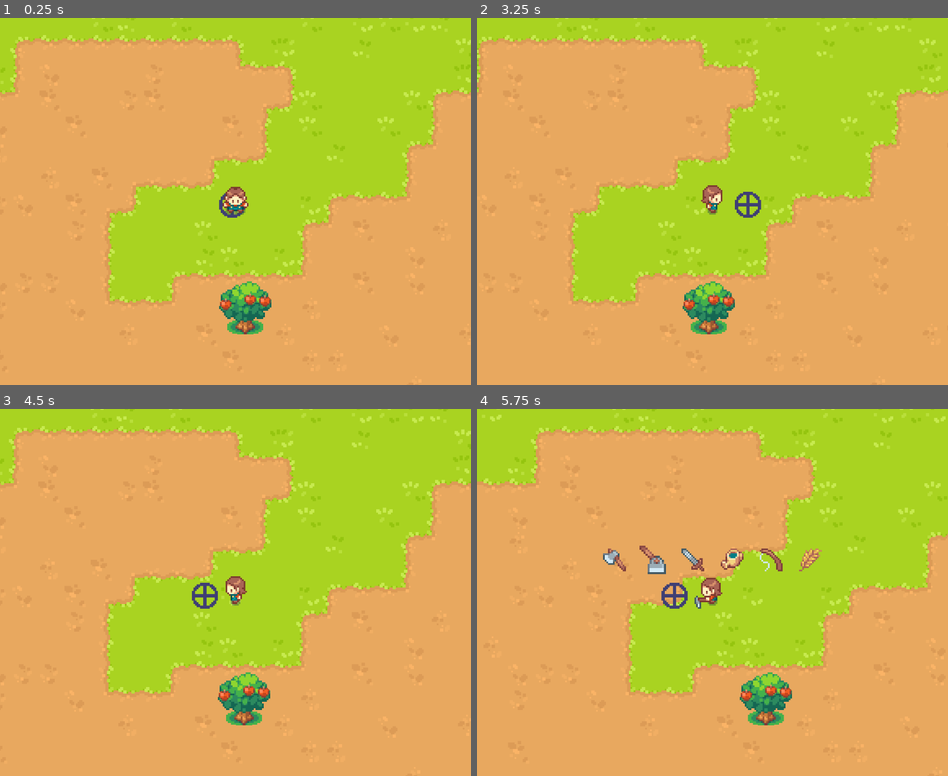
Above: before the commit, frames 1-4 (two rows, left to right).
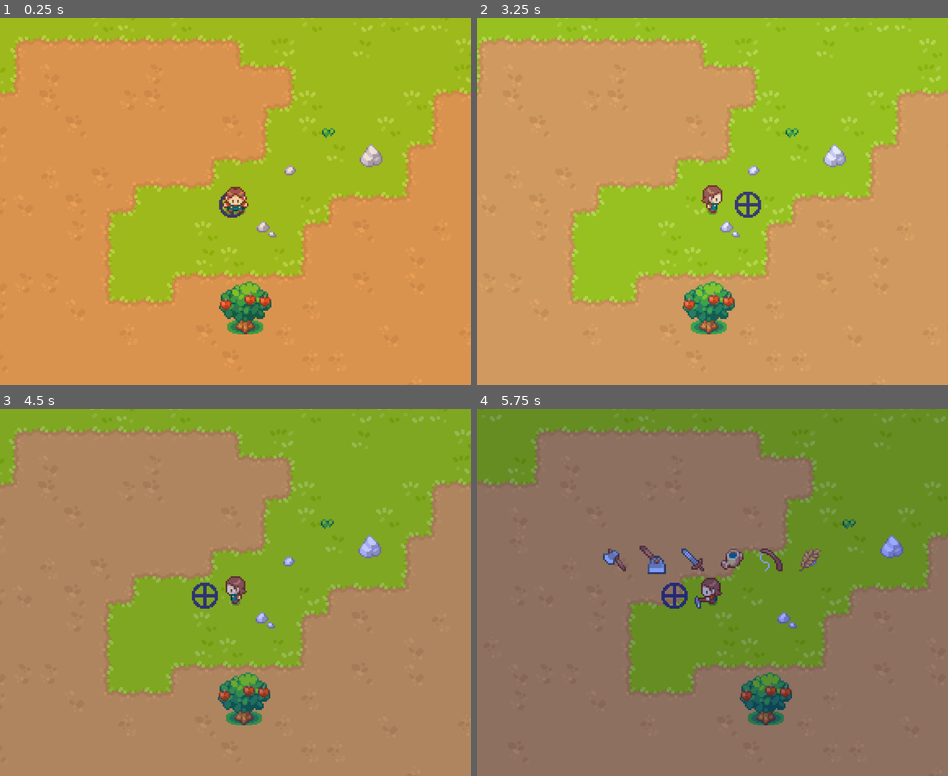
Above: after the commit, the same moments.

Repository: Offshoots/Godot-Valley-Tutorial
Game: Godot game, scene res://scenes/levels/level.tscn
Two runs of this game, one before a commit and one after it. Both use one fixed random seed, a clock stepped at 60 frames per second and the inputs below.
Inputs:
- Up to frame 1 (0.25 s): no input
- Up to frame 2 (3.25 s): hold D (right) 0.53-1.28 s; tap Space (action) every 0.75 s from 0.6 to 2.85 s; hold Q (tool_backward) 1.28-2.03 s; hold D (right) 2.03-2.78 s; hold C (seed_forward) from 2.78 s (still down)
- Up to frame 3 (4.5 s): release C (seed_forward) at 3.53 s; hold A (left) from 3.53 s (still down); tap Space (action) at 3.6, 4.35 s
- Up to frame 4 (5.75 s): release A (left) at 5.03 s; hold Q (tool_backward) from 5.03 s (still down); tap Space (action) at 5.1 s

The runs differ from the first frame. In frame 1, 32% of the frame differs, in the area x 0-100%, y 0-79%; in frame 2, 2.4%; in frame 3, 100%; in frame 4, 100%, in the area x 0-100%, y 0-100%.

Commit message:
1_12_2026
Progress: 3:38:00
Completed Tools
Begin Day/Night Modulation

Diff:
--- a/scenes/characters/player.gd
+++ b/scenes/characters/player.gd
@@ -27,7 +27,7 @@
 		var dir = Input.get_axis("tool_backward", "tool_forward")
 		current_tool = posmod((current_tool + int(dir)), Enum.Tool.size()) as Enum.Tool
 		#print(current_tool)
-		$ToolUI.reveal()
+		$ToolUI.reveal_tool()
 
 	if Input.is_action_just_pressed("action"):
 		tool_state_machine.travel(Data.TOOL_STATE_ANIMATIONS[current_tool])
@@ -39,6 +39,7 @@
 		current_seed = posmod((current_seed + int(dir2)), Enum.Seed.size()) as Enum.Seed
 		#print(current_seed)
 		#print(Data.PLANT_DATA[current_seed]["name"])
+		$ToolUI.reveal_seed()
 
 func move():
 	direction = Input.get_vector("left","right","up","down")
--- a/scenes/levels/level.gd
+++ b/scenes/levels/level.gd
@@ -3,6 +3,7 @@
 var plant_scene = preload("res://scenes/objects/plant.tscn")
 var used_cells: Array[Vector2i]
 @onready var player = $Objects/Player
+@export var daytime_color: Gradient
 
 #This physic function was put in the level script just for active frame debuging.
 #However this could be a very cool "Cursor" or "Aim/Reticle" in a different game.
@@ -13,6 +14,13 @@
 	grid_coord.y += -1 if pos.y < 0 else 0
 	$Layers/DebugLayer.clear()
 	$Layers/DebugLayer.set_cell(grid_coord, 0, Vector2i(0,0))
+
+func _process(_delta: float) -> void:
+	#Create a ratio of how much of the day has passed from 0 to 1.
+	var daytime_point = 1 - ($Timers/DayTimer.time_left / $Timers/DayTimer.wait_time)
+	var color = daytime_color.sample(daytime_point)
+	print(daytime_point)
+	$Overlay/DayTimeColor.color = color
 
 func _on_player_tool_use(tool: Enum.Tool, pos: Vector2) -> void:
 	var grid_coord: Vector2i = Vector2i(int(pos.x / Data.TILE_SIZE) , int(pos.y / Data.TILE_SIZE))
--- a/scenes/levels/level.tscn
+++ b/scenes/levels/level.tscn
@@ -8,6 +8,11 @@
 [ext_resource type="Texture2D" uid="uid://vrdy2gp08qay" path="res://graphics/tilesets/soil_water.png" id="5_d4w6o"]
 [ext_resource type="Texture2D" uid="uid://db718sxs7xgv" path="res://graphics/icons/Retical 16px.png" id="6_mbbpy"]
 [ext_resource type="PackedScene" uid="uid://d2530w2lrixv4" path="res://scenes/objects/tree.tscn" id="8_ouxo3"]
+[ext_resource type="PackedScene" uid="uid://vem02mh7silc" path="res://scenes/objects/simple_object.tscn" id="9_icy5c"]
+
+[sub_resource type="Gradient" id="Gradient_icy5c"]
+offsets = PackedFloat32Array(0, 0.23302752, 0.7798165, 1)
+colors = PackedColorArray(0.92941177, 0.8627451, 0.8156863, 1, 1, 1, 1, 1, 0.36862746, 0.46666667, 1, 1, 0.92941177, 0.8627451, 0.8156863, 1)
 
 [sub_resource type="TileSetAtlasSource" id="TileSetAtlasSource_d4w6o"]
 texture = ExtResource("1_xb4v1")
@@ -833,25 +838,31 @@
 
 [node name="Level" type="Node2D"]
 script = ExtResource("1_urvlt")
+daytime_color = SubResource("Gradient_icy5c")
 
 [node name="Layers" type="Node2D" parent="."]
 
 [node name="WaterLayer" type="TileMapLayer" parent="Layers"]
+z_index = -2
 tile_map_data = PackedByteArray("AAAhACoAAAAAAAAAAAAhACsAAAAAAAAAAAAhACwAAAAAAAAAAAAiACoAAAAAAAAAAAAiACsAAAAAAAAAAAAiAC …(92720 unchanged characters)…
 tile_set = SubResource("TileSet_mbbpy")
 
 [node name="GrassLayer" type="TileMapLayer" parent="Layers"]
+z_index = -2
 tile_map_data = PackedByteArray("AAAQABcAAAABAAEAAAAQABgAAAABAAEAAAARABcAAAABAAQAAAARABgAAAABAAQAAAAPABYAAAACAAQAAAAPAB …(32400 unchanged characters)…
 tile_set = SubResource("TileSet_xb4v1")
 
 [node name="SoilLayer" type="TileMapLayer" parent="Layers"]
+z_index = -2
 tile_map_data = PackedByteArray("AAALABkAAAACAAQAAAALABoAAAABAAEAAAALABsAAAACAAQAAAALABwAAAABAAEAAAALAB0AAAABAAEAAAALAB …(11456 unchanged characters)…
 tile_set = SubResource("TileSet_icy5c")
 
 [node name="SoilWaterLayer" type="TileMapLayer" parent="Layers"]
+z_index = -2
 tile_set = SubResource("TileSet_ouxo3")
 
 [node name="DebugLayer" type="TileMapLayer" parent="Layers"]
+z_index = -2
 tile_set = SubResource("TileSet_rmjfq")
 
 [node name="Objects" type="Node2D" parent="."]
@@ -863,4 +874,35 @@
 [node name="Tree" parent="Objects" instance=ExtResource("8_ouxo3")]
 position = Vector2(192, 407)
 
+[node name="SimpleObject" parent="Objects" instance=ExtResource("9_icy5c")]
+position = Vector2(219, 324)
+size = 2
+style = 0
+
+[node name="SimpleObject2" parent="Objects" instance=ExtResource("9_icy5c")]
+position = Vector2(205, 360)
+size = 2
+style = 0
+
+[node name="SimpleObject3" parent="Objects" instance=ExtResource("9_icy5c")]
+position = Vector2(269, 315)
+size = 2
+style = 0
+
+[node name="SimpleObject4" parent="Objects" instance=ExtResource("9_icy5c")]
+position = Vector2(243, 298)
+size = 2
+style = 0
+
+[node name="Overlay" type="Node2D" parent="."]
+
+[node name="DayTimeColor" type="CanvasModulate" parent="Overlay"]
+
+[node name="Timers" type="Node" parent="."]
+
+[node name="DayTimer" type="Timer" parent="Timers"]
+wait_time = 10.0
+one_shot = true
+autostart = true
+
 [connection signal="tool_use" from="Objects/Player" to="." method="_on_player_tool_use"]
--- /dev/null
+++ b/scenes/objects/simple_object.gd
@@ -0,0 +1,21 @@
+#@tool #this allows code to run inside the editor. Our example bush will rotate now in the editor.
+extends StaticBody2D
+
+@export_range(0,3,1) var size: int
+@export_enum('Bush', 'Rock') var style: int
+@export var random: bool
+#@export_tool_button('Randomize Button', "Callable") var randomizer = randomize
+
+func _ready() -> void:
+	if random:
+		size = randi_range(0, $Sprite2D.hframes - 1)
+		style = randi_range(0,1)
+	$Sprite2D.frame_coords = Vector2i(size, style)
+	$CollisionShape2D.disabled = size < 2
+	#Change the Z index so small rocks are always in the backround (we pas over them) and they do not get Y sorted to be in front.
+	z_index = -1 if size < 2 else 0
+
+#func randomize():
+	#size = randi_range(0, $Sprite2D.hframes - 1)
+	#style = randi_range(0,1)
+	#$Sprite2D.frame_coords = Vector2i(size, style)
--- /dev/null
+++ b/scenes/objects/simple_object.tscn
@@ -0,0 +1,23 @@
+[gd_scene load_steps=4 format=3 uid="uid://vem02mh7silc"]
+
+[ext_resource type="Texture2D" uid="uid://bxsysay51a72s" path="res://graphics/tilesets/decoration.png" id="1_jad2w"]
+[ext_resource type="Script" uid="uid://db6eht15me8uk" path="res://scenes/objects/simple_object.gd" id="1_n4sul"]
+
+[sub_resource type="RectangleShape2D" id="RectangleShape2D_n4sul"]
+size = Vector2(10, 4)
+
+[node name="SimpleObject" type="StaticBody2D"]
+collision_mask = 0
+script = ExtResource("1_n4sul")
+size = null
+style = 1
+random = true
+
+[node name="Sprite2D" type="Sprite2D" parent="."]
+texture = ExtResource("1_jad2w")
+hframes = 4
+vframes = 2
+frame = 3
+
+[node name="CollisionShape2D" type="CollisionShape2D" parent="."]
+shape = SubResource("RectangleShape2D_n4sul")
--- a/scenes/ui/tool_ui.gd
+++ b/scenes/ui/tool_ui.gd
@@ -6,26 +6,42 @@
 	Enum.Tool.WATER: preload("res://graphics/icons/water.png"),
 	Enum.Tool.SWORD: preload("res://graphics/icons/sword.png"),
 	Enum.Tool.FISH: preload("res://graphics/icons/fish.png"),
-	Enum.Tool.SEED: preload("res://graphics/icons/wheat.png"),}
+	Enum.Tool.SEED: preload("res://graphics/icons/wheat.png")}
+const SEED_TEXTURES = {
+	Enum.Seed.CORN: preload("res://graphics/icons/corn.png"),
+	Enum.Seed.PUMPKIN: preload("res://graphics/icons/pumpkin.png"),
+	Enum.Seed.TOMATO: preload("res://graphics/icons/tomato.png"),
+	Enum.Seed.WHEAT: preload("res://graphics/icons/wheat.png")}
 
 #By preloading the Tool Texture UI scene, we will have access to the new script and functions in that scene (such as "setup" func used inside of "texture_setup" below)
 var tool_texture_scene = preload("res://scenes/ui/tool_ui_texture.tscn")
+var seed_texture_scene = preload("res://scenes/ui/tool_ui_texture.tscn")
 
 func _ready() -> void:
 	texture_setup(Enum.Tool.values(), TOOL_TEXTURES, $ToolContainer)
 	$ToolContainer.hide()
+	texture_setup(Enum.Seed.values(), SEED_TEXTURES, $SeedContainer)
+	$SeedContainer.hide()
 
 func texture_setup(enum_list: Array, textures: Dictionary, container: HBoxContainer):
-	for enum_id in enum_list:
-		var tool_texture = tool_texture_scene.instantiate()
-		#preloaded the Texture UI scene and now using the setup func, passing in each tool via enum_id in this for loop, and textures dictionary indexed for that enum_id
-		tool_texture.setup(enum_id, textures[enum_id])
-		container.add_child(tool_texture)
+	if textures == TOOL_TEXTURES:
+		for enum_id in enum_list:
+			var tool_texture = tool_texture_scene.instantiate()
+			#preloaded the Texture UI scene and now using the setup func, passing in each tool via enum_id in this for loop, and textures dictionary indexed for that enum_id
+			tool_texture.setup_tool(enum_id, textures[enum_id])
+			container.add_child(tool_texture)
+	elif textures == SEED_TEXTURES:
+		for enum_id in enum_list:
+			var seed_texture = seed_texture_scene.instantiate()
+			#preloaded the Texture UI scene and now using the setup func, passing in each tool via enum_id in this for loop, and textures dictionary indexed for that enum_id
+			seed_texture.setup_seed(enum_id, textures[enum_id])
+			container.add_child(seed_texture)
 
 #Reveal and Hide Timer are both improvements to the visual queue of the tool GUI.
 #ToolGUI opens on button to cycle then closes 1 second later.
-func reveal():
+func reveal_tool():
 	$HideTimer.start()
+	$SeedContainer.hide()
 	$ToolContainer.show()
 	#In this case "Tool UI" scene is a child of the "Player" Scene so we can use "get_parent" to access the Player code which includes "current_tool"
 	var target = get_parent().current_tool
@@ -35,5 +51,18 @@
 		#highlight is a func we have created in the "Tool_ui_texture" script
 		texture.highlight(target == texture.tool_enum)
 
+func reveal_seed():
+	$HideTimer.start()
+	$ToolContainer.hide()
+	$SeedContainer.show()
+	#In this case "Tool UI" scene is a child of the "Player" Scene so we can use "get_parent" to access the Player code which includes "current_tool"
+	var target = get_parent().current_seed
+	#Now we want to check for the texture of the current_tool and enlarge it when it is selected for a visual queue in the GUI.
+	#We use a for loop and check each texture in the ToolConainer (via get_children) and look for the current_tool
+	for texture in $SeedContainer.get_children():
+		#highlight is a func we have created in the "Tool_ui_texture" script
+		texture.highlight(target == texture.seed_enum)
+
 func _on_hide_timer_timeout() -> void:
 	$ToolContainer.hide()
+	$SeedContainer.hide()
--- a/scenes/ui/tool_ui.tscn
+++ b/scenes/ui/tool_ui.tscn
@@ -25,6 +25,18 @@
 grow_horizontal = 2
 grow_vertical = 2
 
+[node name="SeedContainer" type="HBoxContainer" parent="."]
+custom_minimum_size = Vector2(100, 30)
+layout_mode = 1
+anchors_preset = -1
+anchor_left = 0.5
+anchor_top = 0.5
+anchor_right = 0.5
+anchor_bottom = 0.5
+offset_bottom = -40.0
+grow_horizontal = 2
+grow_vertical = 2
+
 [node name="HideTimer" type="Timer" parent="."]
 one_shot = true
 
--- a/scenes/ui/tool_ui_texture.gd
+++ b/scenes/ui/tool_ui_texture.gd
@@ -1,9 +1,14 @@
 extends Control
 
 var tool_enum: Enum.Tool
+var seed_enum: Enum.Seed
 
-func setup(new_tool_enum: Enum.Tool, main_texture: Texture2D):
+func setup_tool(new_tool_enum: Enum.Tool, main_texture: Texture2D):
 	tool_enum = new_tool_enum
+	$TextureRect.texture = main_texture
+
+func setup_seed(new_seed_enum: Enum.Seed, main_texture: Texture2D):
+	seed_enum = new_seed_enum
 	$TextureRect.texture = main_texture
 
 func highlight(selected: bool):
Not shown: 1 places in scenes/levels/level.tscn that only renumber resources
Not shown, added: scenes/objects/simple_object.gd.uid
